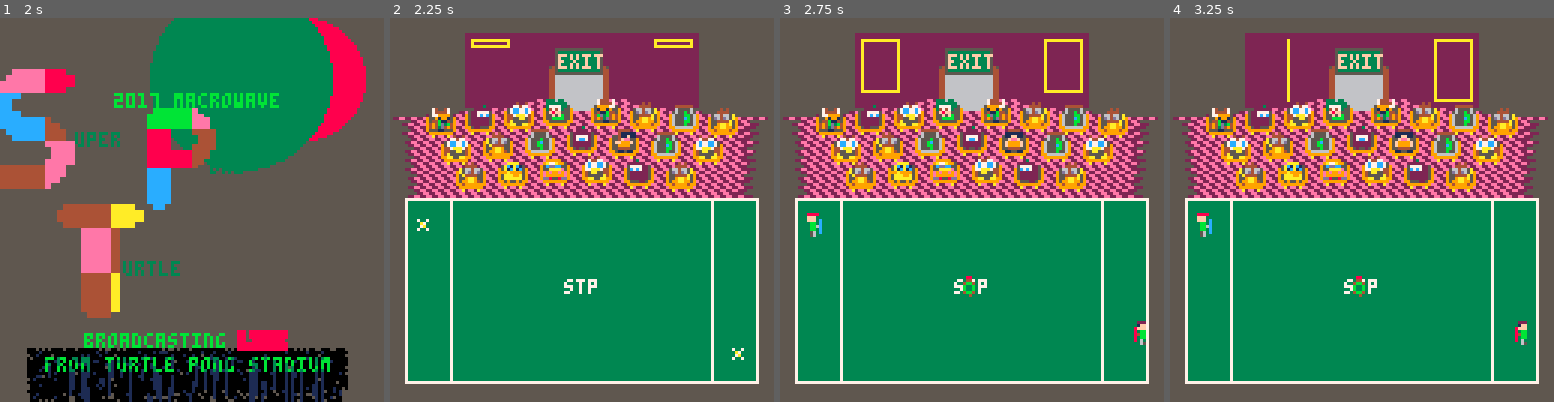
Above: before the commit, frames 1-4 (left to right).
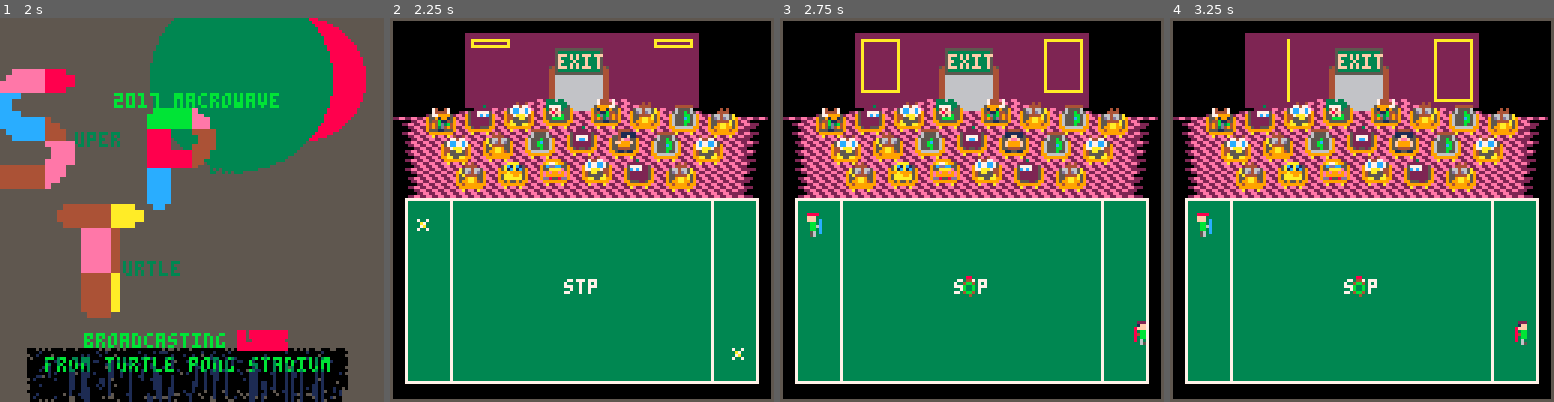
Above: after the commit, the same moments.

Repository: topromulan/STP4
Game: PICO-8 cartridge stp4.p8
Two runs of this game, one before a commit and one after it. Both use one fixed random seed, a clock stepped at 60 frames per second and the inputs below.
Inputs:
- Up to frame 1 (2 s): tap X (X key) at 0.33, 1.07, 1.85 s; tap O (Z key) at 0.7, 1.7 s; hold Right from 1.6 s (still down)
- Up to frame 2 (2.25 s): release Right at 2.1 s; tap O (Z key) at 2.1 s; hold Up from 2.15 s (still down)
- Up to frame 3 (2.75 s): release Up at 2.42 s; hold Right from 2.47 s (still down); tap O (Z key) at 2.5 s
- Up to frame 4 (3.25 s): tap O (Z key) at 2.9 s; tap X (X key) at 2.97 s; release Right at 3.03 s; hold Left from 3.08 s (still down)

Frame 1 is identical in both runs. In frame 2, 20% of the frame differs, in the area x 0-100%, y 0-100%; in frame 3, 20%; in frame 4, 20%.

Commit message:
Revert "--"
This reverts commit 989d72f4ac5348a3586c17195589c43b58844782.

Diff:
--- a/stp4.p8
+++ b/stp4.p8
@@ -587,7 +587,8 @@
 end
 
 function game_draw()
- cls(5)
+ cls()
+ rect(0,0,127,127,5) --❎❎❎
 
  draw_field()
  draw_scoreboard()
